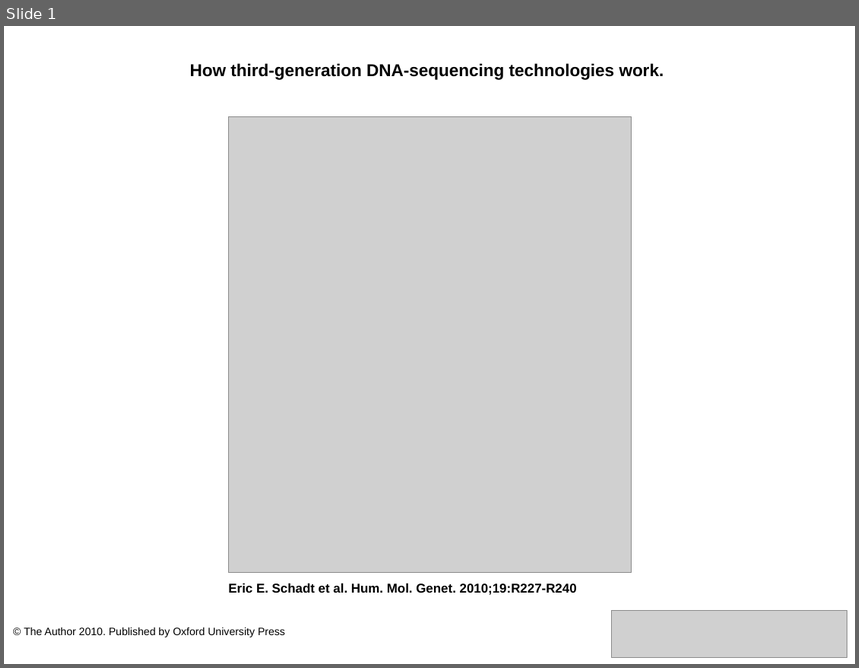
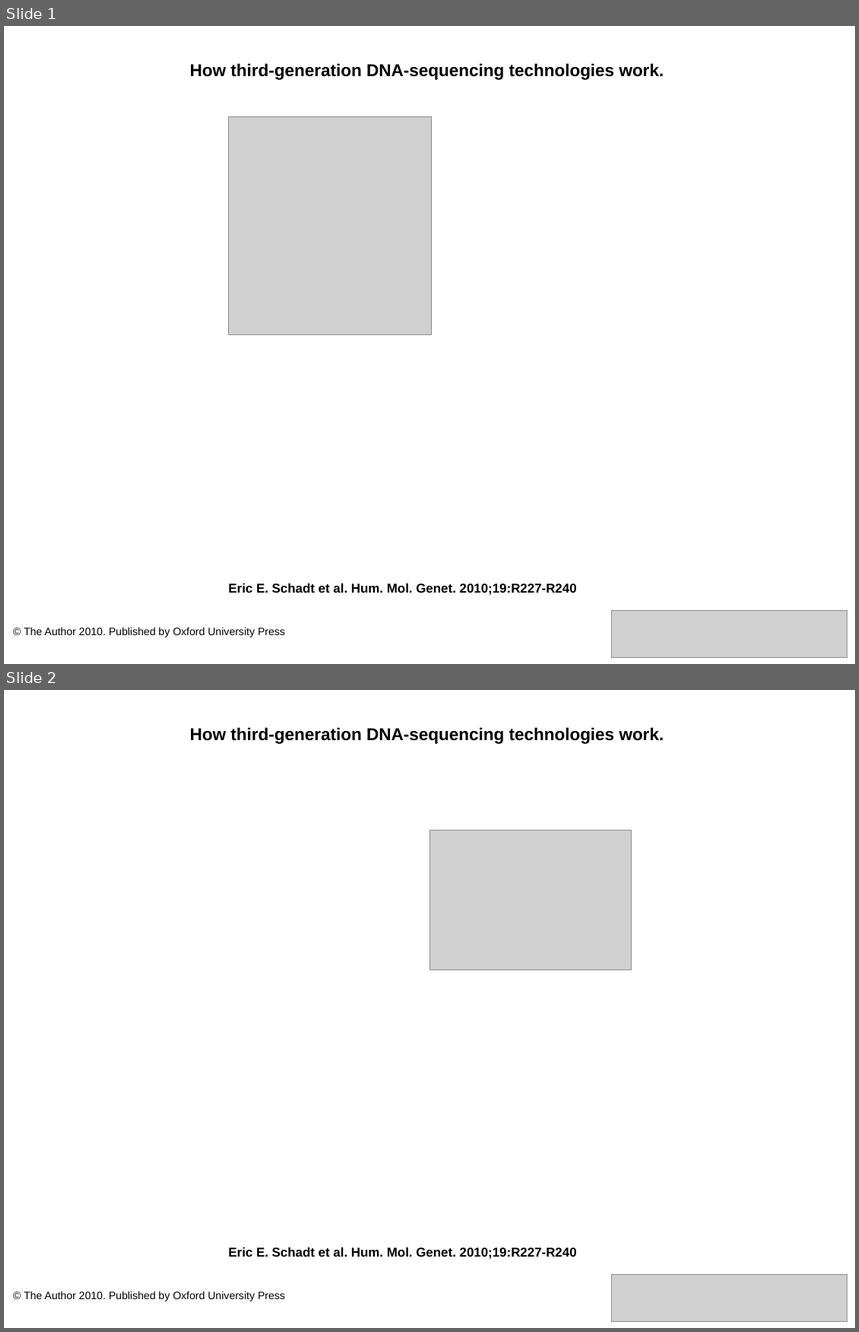
Before and after one commit to bebatut-edu/metagenomique_cm, a slide deck: images/sequencage/schadt2010_figure2.ppt. Shown one above the other, each under a label of ours: slide 1 before the commit, slides 1 and 2 after it. The pictures are 859x668 and 859x1332 pixels, drawn with LibreOffice and Linux fonts; fonts in the diff are those of the drawing; grey boxes stand for pictures. Boxes give left, top, right and bottom in pixels: in the first picture for what was removed or moved away, otherwise in the second. Text is boxed around its words. In the diff, an @@ line names an element or a change of style, - is before the commit and + after.

Commit message:
Save ppt

```diff
--- a/images/sequencage/schadt2010_figure2.ppt
+++ b/images/sequencage/schadt2010_figure2.ppt
@@ slide 2 added at box(4, 690, 855, 1328), background #FFFFFF @@
@@ text added at box(190, 727, 664, 744), 16 pt, text #000000, bold @@
+How third-generation DNA-sequencing technologies work.
@@ picture added at box(430, 830, 631, 970) @@
@@ text added at box(228, 1247, 577, 1259), 12 pt, text #000000, bold @@
+Eric E. Schadt et al. Hum. Mol. Genet. 2010;19:R227-R240
@@ picture added at box(612, 1274, 848, 1322) @@
@@ text added at box(24, 1291, 285, 1302), 10 pt, text #000000 @@
+© The Author 2010. Published by Oxford University Press
@@ slide 1 changed as well @@
@@ picture: place and size @@
-picture at box(229, 117, 631, 573)
+picture at box(229, 117, 432, 335)
```
Also in this commit, not shown: 2 other slides added, 2 other files.
